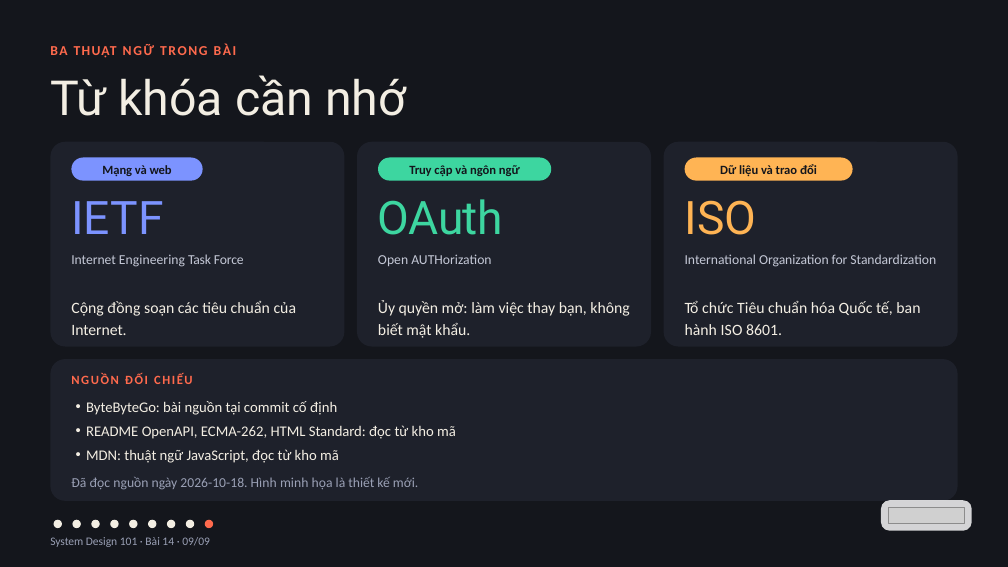
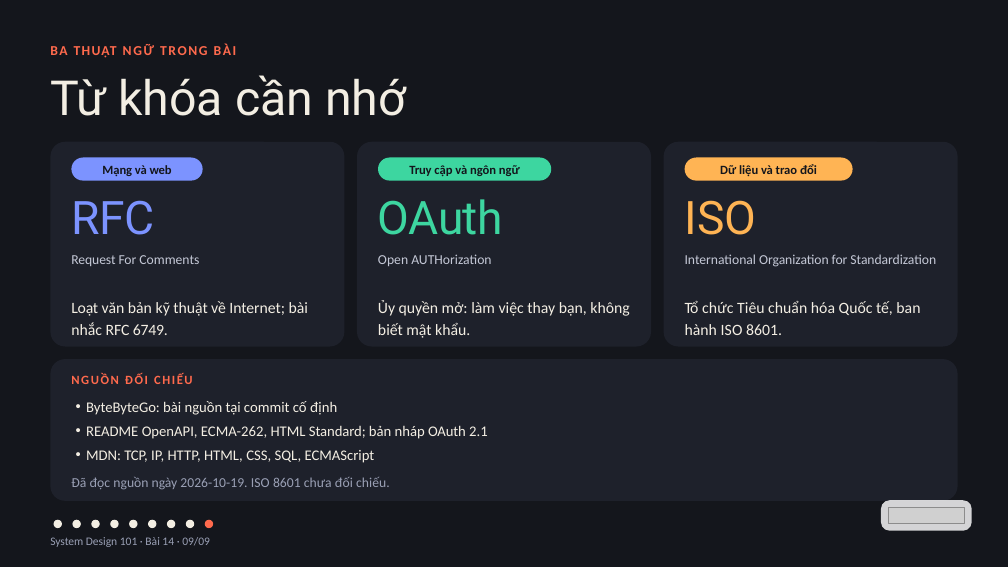
Before and after one commit to vohoailinh90/tool-marketing-studio, a slide deck: slide 9 of system-design-101/vi/lessons/sd-10-014/slides/sd-10-014.pptx. Drawn at 1008x567 pixels with LibreOffice and Linux fonts; fonts in the diff are those of the drawing; grey boxes stand for pictures. Boxes give left, top, right and bottom in pixels: in the first picture for what was removed or moved away, otherwise in the second. Text is boxed around its words. In the diff, an @@ line names an element or a change of style, - is before the commit and + after.

```diff
--- a/system-design-101/vi/lessons/sd-10-014/slides/sd-10-014.pptx
+++ b/system-design-101/vi/lessons/sd-10-014/slides/sd-10-014.pptx
@@ text at (x1=71, y1=200, x2=154, y2=235): text changed @@
-IETF
+RFC
@@ text at (x1=71, y1=255, x2=199, y2=266): text changed @@
-Internet Engineering Task Force
+Request For Comments
@@ text at (x1=71, y1=301, x2=308, y2=335): text changed @@
-Cộng đồng soạn các tiêu chuẩn của Internet.
+Loạt văn bản kỹ thuật về Internet; bài nhắc RFC 6749.
@@ text at (x1=86, y1=425, x2=488, y2=463): text changed @@
-• README OpenAPI, ECMA-262, HTML Standard: đọc từ kho mã
-• MDN: thuật ngữ JavaScript, đọc từ kho mã
+• README OpenAPI, ECMA-262, HTML Standard; bản nháp OAuth 2.1
+• MDN: TCP, IP, HTTP, HTML, CSS, SQL, ECMAScript
@@ text at (x1=71, y1=477, x2=390, y2=490): text changed @@
-Đã đọc nguồn ngày 2026-10-18. Hình minh họa là thiết kế mới.
+Đã đọc nguồn ngày 2026-10-19. ISO 8601 chưa đối chiếu.
```
Also in this commit, not shown: 7 other slides changed, 4 other files.
